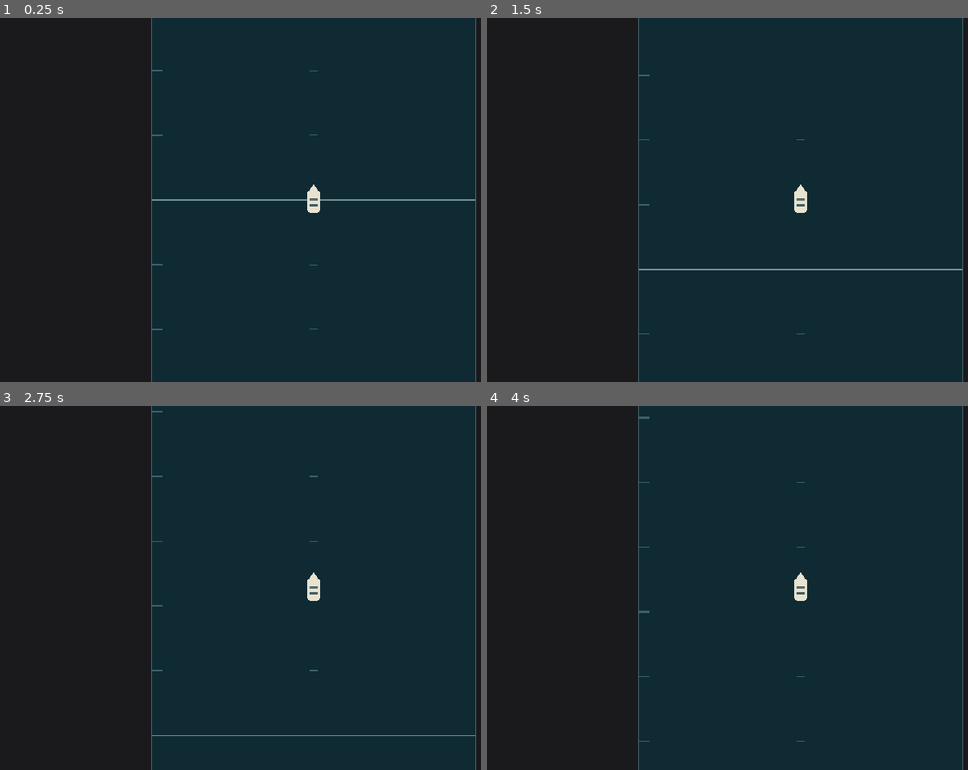
Above: before the commit, frames 1-4 (two rows, left to right).
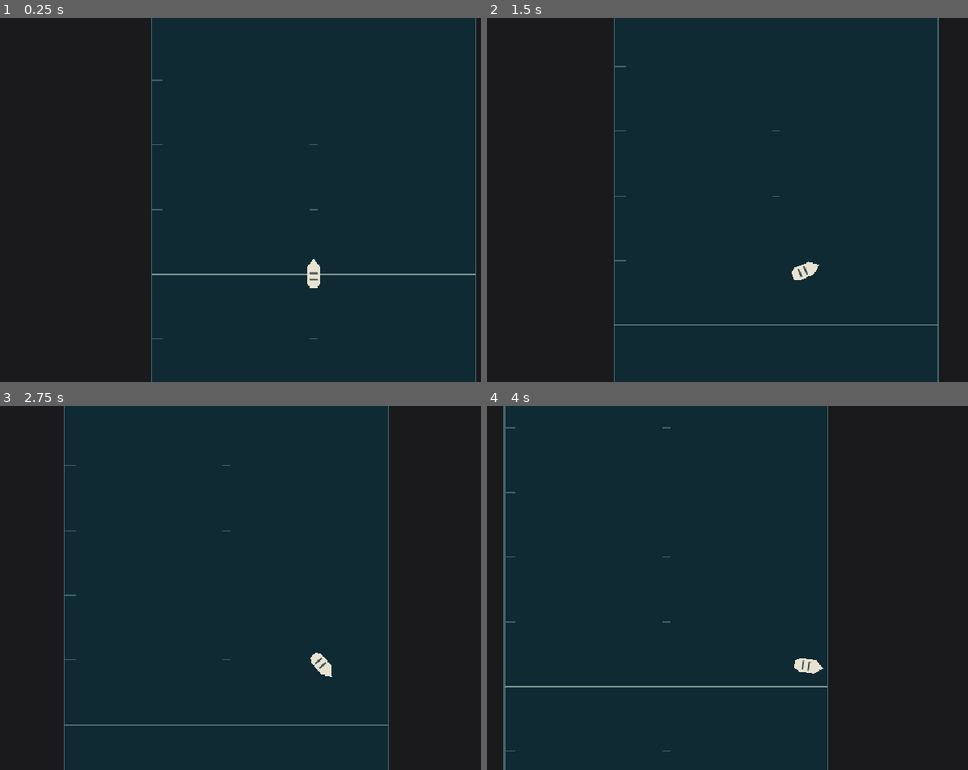
Above: after the commit, the same moments.

Repository: UnderstoodUseYourUsernameHere/break-water
Game: Godot game, scene res://scenes/Main.tscn
Two runs of this game, one before a commit and one after it. Both use one fixed random seed, a clock stepped at 60 frames per second and the inputs below.
Inputs (mouse positions are in pixels of both pictures, inside the frame that each line leads up to):
- Up to frame 1 (0.25 s): no input
- Up to frame 2 (1.5 s): tap Enter at 0.5 s; move the mouse to (943, 181) at 0.52 s; hold D (steer_right) 0.53-1.25 s; hold W (row) 0.53-1.25 s; click (943, 181) at 0.67 s; drag from (669, 218) to (765, 272) at 1.27 s
- Up to frame 3 (2.75 s): move the mouse to (379, 507) at 2.02 s; hold D (steer_right) from 2.03 s (still down); hold W (row) from 2.03 s (still down)
- Up to frame 4 (4 s): release D (steer_right) at 2.75 s; release W (row) at 2.75 s; drag from (765, 660) to (607, 533) at 2.77 s; move the mouse to (outside the picture) at 3.52 s; hold A (steer_left) from 3.53 s (still down); hold W (row) from 3.53 s (still down); tap Shift at 3.6 s

The runs differ from the first frame. In frame 1, 1.0% of the frame differs, in the area x 31-99%, y 14-89%; in frame 2, 1.7%; in frame 3, 1.4%; in frame 4, 1.8%, in the area x 3-99%, y 0-100%.

Commit message:
feat: add steering and collision with bank borders

Diff:
--- a/scenes/boat/Boat.tscn
+++ b/scenes/boat/Boat.tscn
@@ -18,3 +18,7 @@
 script = ExtResource("1_t6hb8")
 
 [node name="FollowCamera" type="Camera2D" parent="." unique_id=306689508]
+offset = Vector2(0, -110)
+process_callback = 0
+position_smoothing_enabled = true
+position_smoothing_speed = 8.0
--- a/scripts/boat.gd
+++ b/scripts/boat.gd
@@ -7,6 +7,9 @@
 @export var stroke_interval: float = 0.40
 @export var water_drag: float = 1.8
 @export var max_row_speed: float = 280.0
+@export var rudder_turn_rate: float = 2.2
+@export_range(1.0, 500.0, 1.0) var full_rudder_speed: float = 140.0
+@export var lateral_drag: float = 4.0
 
 var is_aiming: bool = false
 
@@ -21,12 +24,45 @@
 
 	_stroke_cooldown = maxf(0.0, _stroke_cooldown - delta)
 	var wants_row := not is_aiming and Input.is_action_pressed(&"row")
+	_apply_rudder(delta, wants_row)
 
 	if wants_row and _stroke_cooldown <= COOLDOWN_EPSILON:
 		_row_velocity += Vector2.UP.rotated(global_rotation) * stroke_impulse
 		_row_velocity = _row_velocity.limit_length(max_row_speed)
 		_stroke_cooldown = stroke_interval
 
-	_row_velocity *= exp(-water_drag * delta)
+	_apply_water_drag(delta)
 	velocity = _row_velocity
 	move_and_slide()
+	_discard_blocked_row_velocity()
+
+
+func _apply_rudder(delta: float, wants_row: bool) -> void:
+	var steering := Input.get_axis(&"steer_left", &"steer_right")
+	if is_zero_approx(steering):
+		return
+
+	var authority := clampf(
+		_row_velocity.length() / full_rudder_speed,
+		0.0,
+		1.0
+	)
+
+	if wants_row:
+		authority = maxf(authority, 0.35)
+
+	global_rotation += steering * rudder_turn_rate * authority * delta
+
+func _apply_water_drag(delta: float) -> void:
+	var right := Vector2.RIGHT.rotated(global_rotation)
+	var sideways_velocity := right * _row_velocity.dot(right)
+
+	_row_velocity -= sideways_velocity * (1.0 - exp(-lateral_drag * delta))
+	_row_velocity *= exp(-water_drag * delta)
+
+func _discard_blocked_row_velocity() -> void:
+	for i in range(get_slide_collision_count()):
+		var normal := get_slide_collision(i).get_normal()
+
+		if _row_velocity.dot(normal) < 0.0:
+			_row_velocity = _row_velocity.slide(normal)
